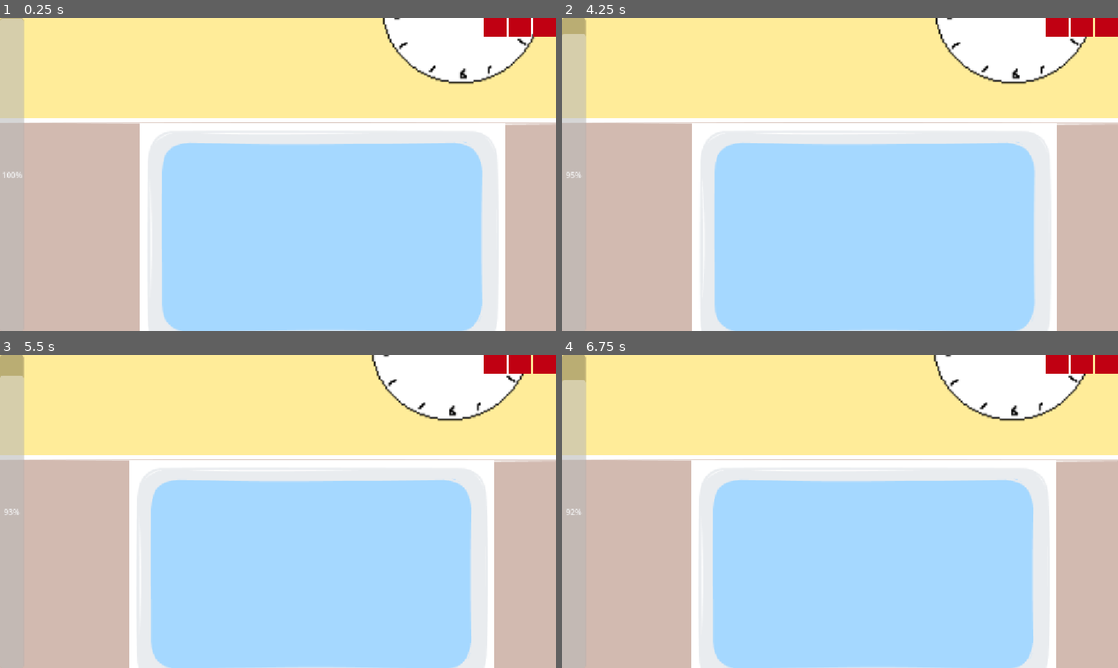
Above: before the commit, frames 1-4 (two rows, left to right).
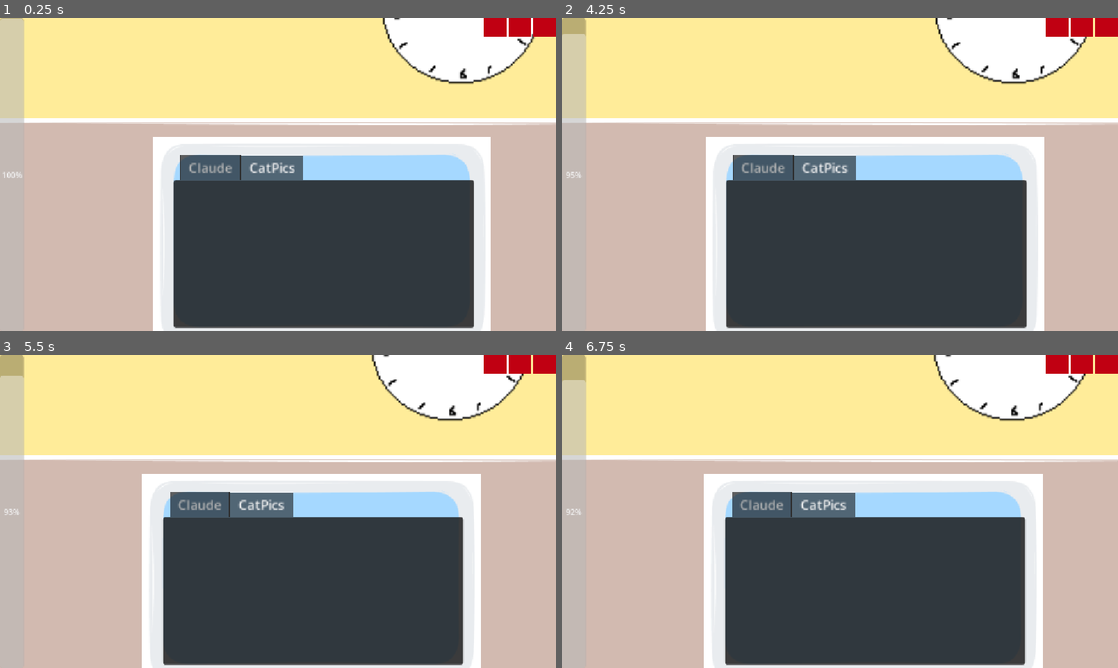
Above: after the commit, the same moments.

Repository: natleahh/gmtk-jam-2026
Game: Godot game, scene res://prototypes/ADHDHell/main.tscn
Same seed, same stepped clock (60 frames per second), same inputs: the game is played once before the commit and once after it. The project has no main scene, so this scene is started directly.
Inputs (mouse positions are in pixels of both pictures, inside the frame that each line leads up to):
- Up to frame 1 (0.25 s): no input
- Up to frame 2 (4.25 s): tap Enter at 0.5, 2, 3.5 s; move the mouse to (962, 158) at 0.52 s; tap Space at 1.25, 2.75 s; move the mouse to (728, 190) at 1.27 s; move the mouse to (895, 105) at 2.02 s; move the mouse to (812, 237) at 2.77 s; move the mouse to (1006, 221) at 3.52 s
- Up to frame 3 (5.5 s): move the mouse to (111, 464) at 4.27 s; tap Space at 5 s; move the mouse to (305, 511) at 5.02 s
- Up to frame 4 (6.75 s): move the mouse to (756, 433) at 5.77 s; move the mouse to (962, 495) at 6.52 s

The runs differ from the first frame. In frame 1, 38% of the frame differs, in the area x 25-91%, y 33-100%; in frame 2, 37%; in frame 3, 37%; in frame 4, 37%.
Error after the commit: Parse Error: Identifier "input_text" not declared in the current scope. (res://prototypes/ADHDHell/computer/claude/main.gd:28)

Commit message:
feat: factor compter into own scene & add subviewport

Diff:
--- /dev/null
+++ b/prototypes/ADHDHell/computer/computer.tscn
@@ -0,0 +1,22 @@
+[gd_scene format=3 uid="uid://dlnnt1jsme788"]
+
+[ext_resource type="Texture2D" uid="uid://d4kwqosjhmwbe" path="res://prototypes/ADHDHell/Pasted image 20260723145336.png" id="1_d4kym"]
+[ext_resource type="PackedScene" uid="uid://8hydug6xspq1" path="res://prototypes/ADHDHell/computer/claude/main.tscn" id="3_vmi4j"]
+
+[node name="Computer" type="Sprite2D" unique_id=735334881]
+texture = ExtResource("1_d4kym")
+
+[node name="TabContainer" type="TabContainer" parent="." unique_id=21514011]
+offset_left = -181.46516
+offset_top = -147.66757
+offset_right = 184.24269
+offset_bottom = 62.895447
+current_tab = 1
+
+[node name="Claude" parent="TabContainer" unique_id=668862452 instance=ExtResource("3_vmi4j")]
+visible = false
+layout_mode = 2
+
+[node name="CatPics" type="Panel" parent="TabContainer" unique_id=1011314897]
+layout_mode = 2
+metadata/_tab_index = 1
--- a/prototypes/ADHDHell/main.tscn
+++ b/prototypes/ADHDHell/main.tscn
@@ -3,8 +3,8 @@
 [ext_resource type="Texture2D" uid="uid://dstsfqcn0ihh5" path="res://prototypes/ADHDHell/Pasted image 20260723145013.png" id="1_8cddi"]
 [ext_resource type="Script" uid="uid://bmjuryxsl23x2" path="res://prototypes/ADHDHell/main.gd" id="1_ndhnn"]
 [ext_resource type="Texture2D" uid="uid://wr2qryxmkjr8" path="res://prototypes/ADHDHell/Pasted image 20260723145249.png" id="2_0vcbb"]
-[ext_resource type="Texture2D" uid="uid://d4kwqosjhmwbe" path="res://prototypes/ADHDHell/Pasted image 20260723145336.png" id="3_cu5rw"]
 [ext_resource type="Script" uid="uid://g3q68s4lagrf" path="res://prototypes/ADHDHell/character_controller.gd" id="4_0vcbb"]
+[ext_resource type="PackedScene" uid="uid://dlnnt1jsme788" path="res://prototypes/ADHDHell/computer/computer.tscn" id="4_g7oiy"]
 [ext_resource type="Script" uid="uid://ciho8h0fymg6s" path="res://prototypes/ADHDHell/hud.gd" id="6_0l71j"]
 [ext_resource type="Script" uid="uid://bkvqfvaoa0che" path="res://prototypes/ADHDHell/dopamine_system.gd" id="6_tcltd"]
 [ext_resource type="Texture2D" uid="uid://bvc0yjc0f7jwu" path="res://prototypes/ADHDHell/clock-face.png" id="7_r4p8i"]
@@ -31,10 +31,8 @@
 scale = Vector2(0.823492, 0.70558614)
 texture = ExtResource("2_0vcbb")
 
-[node name="PastedImage20260723145336" type="Sprite2D" parent="Backgrounds" unique_id=1812082500]
+[node name="Computer" parent="." unique_id=735334881 instance=ExtResource("4_g7oiy")]
 position = Vector2(632, 443)
-scale = Vector2(1.0800971, 1.0970588)
-texture = ExtResource("3_cu5rw")
 
 [node name="Clock" type="Sprite2D" parent="." unique_id=459563768]
 position = Vector2(800, 120)
